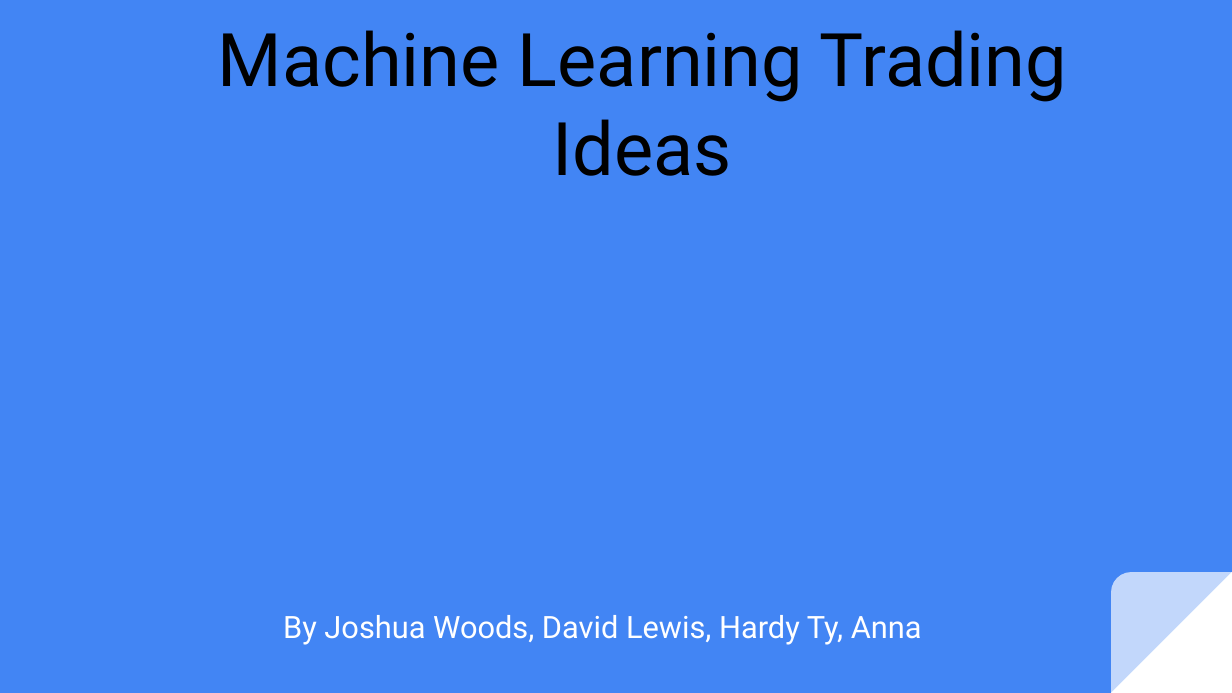
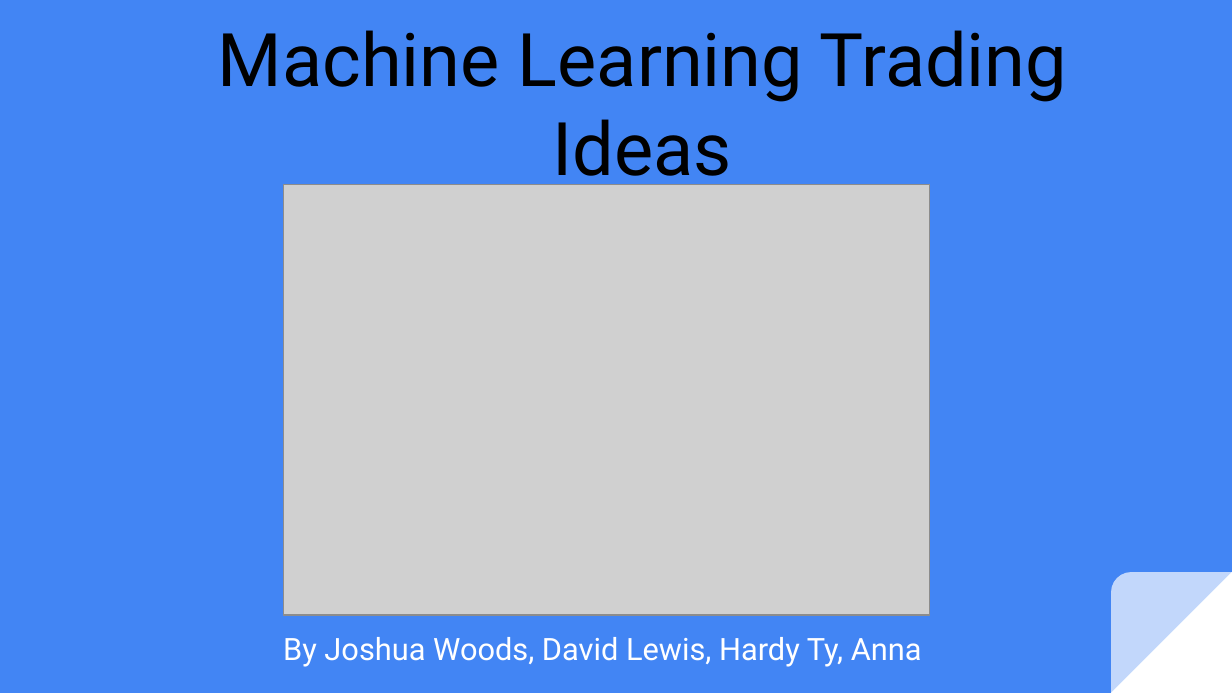
Before and after one commit to dukewoods/Project2_Trading_Algorithm, a slide deck: slide 1 of Resources/Project2.pptx. Drawn at 1232x693 pixels with LibreOffice and Linux fonts; fonts in the diff are those of the drawing; grey boxes stand for pictures. Boxes give left, top, right and bottom in pixels: in the first picture for what was removed or moved away, otherwise in the second. Text is boxed around its words. In the diff, an @@ line names an element or a change of style, - is before the commit and + after.

```diff
--- a/Resources/Project2.pptx
+++ b/Resources/Project2.pptx
@@ picture added at bbox=[283, 184, 930, 615] @@
@@ subtitle "By Joshua Woods, David Lewis, ...": place and size @@
-subtitle "By Joshua Woods, David Lewis, ..." at bbox=[283, 615, 922, 645]
+subtitle "By Joshua Woods, David Lewis, ..." at bbox=[283, 637, 922, 667]
```
Also in this commit, not shown: 4 other slides changed, 7 slides added, 4 slides removed.
